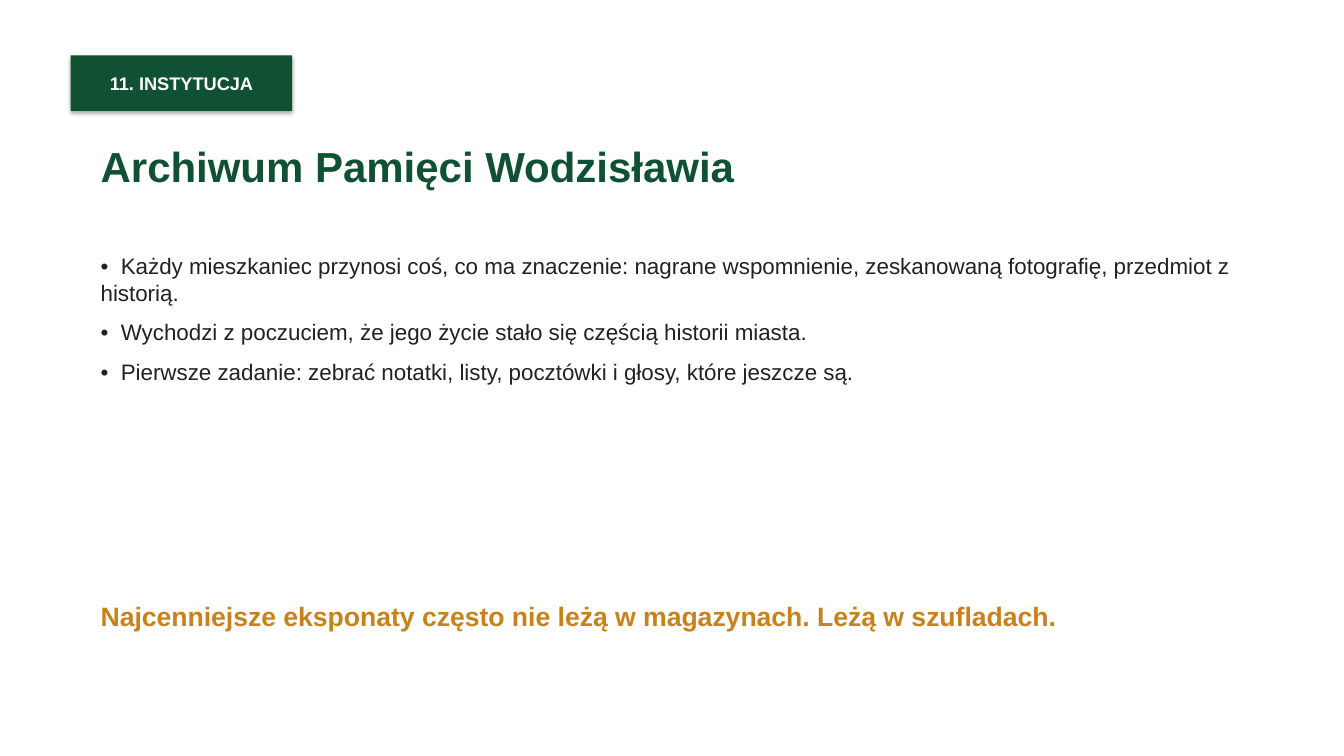
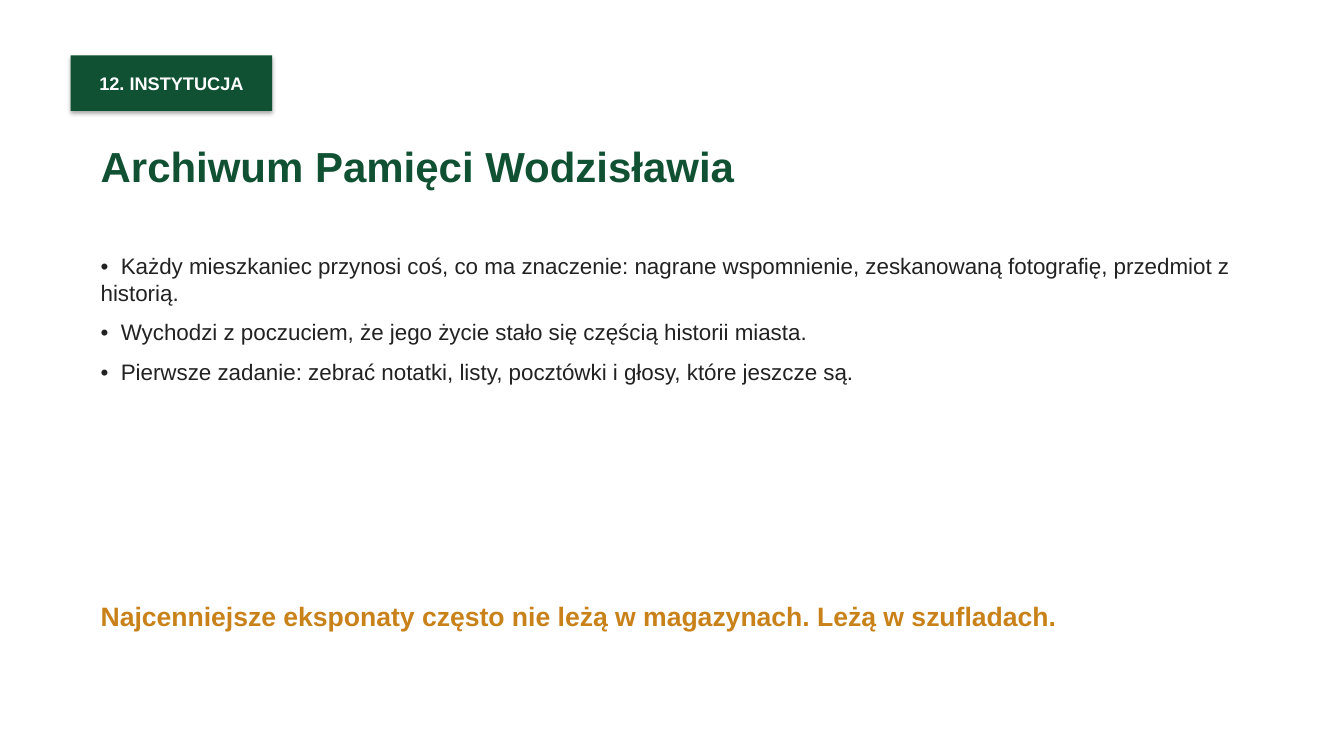
Before and after one commit to mszana-info/mszana, a slide deck: slide 16 of seminarium/prezentacja-muzeum-bez-scian.pptx (slide 15 before the commit). Drawn at 1344x756 pixels with LibreOffice and Linux fonts; fonts in the diff are those of the drawing. Boxes give left, top, right and bottom in pixels: in the first picture for what was removed or moved away, otherwise in the second. Text is boxed around its words. In the diff, an @@ line names an element or a change of style, - is before the commit and + after.

```diff
--- a/seminarium/prezentacja-muzeum-bez-scian.pptx
+++ b/seminarium/prezentacja-muzeum-bez-scian.pptx
@@ rectangle "12. INSTYTUCJA": place and size @@
-rectangle "12. INSTYTUCJA" at [71, 55, 292, 111]
+rectangle "12. INSTYTUCJA" at [71, 55, 272, 111]
@@ text in rectangle at [99, 77, 244, 90]: text changed @@
-11. INSTYTUCJA
+12. INSTYTUCJA
```
Also in this commit, not shown: 19 other slides changed, 1 slide added, 10 other files.
